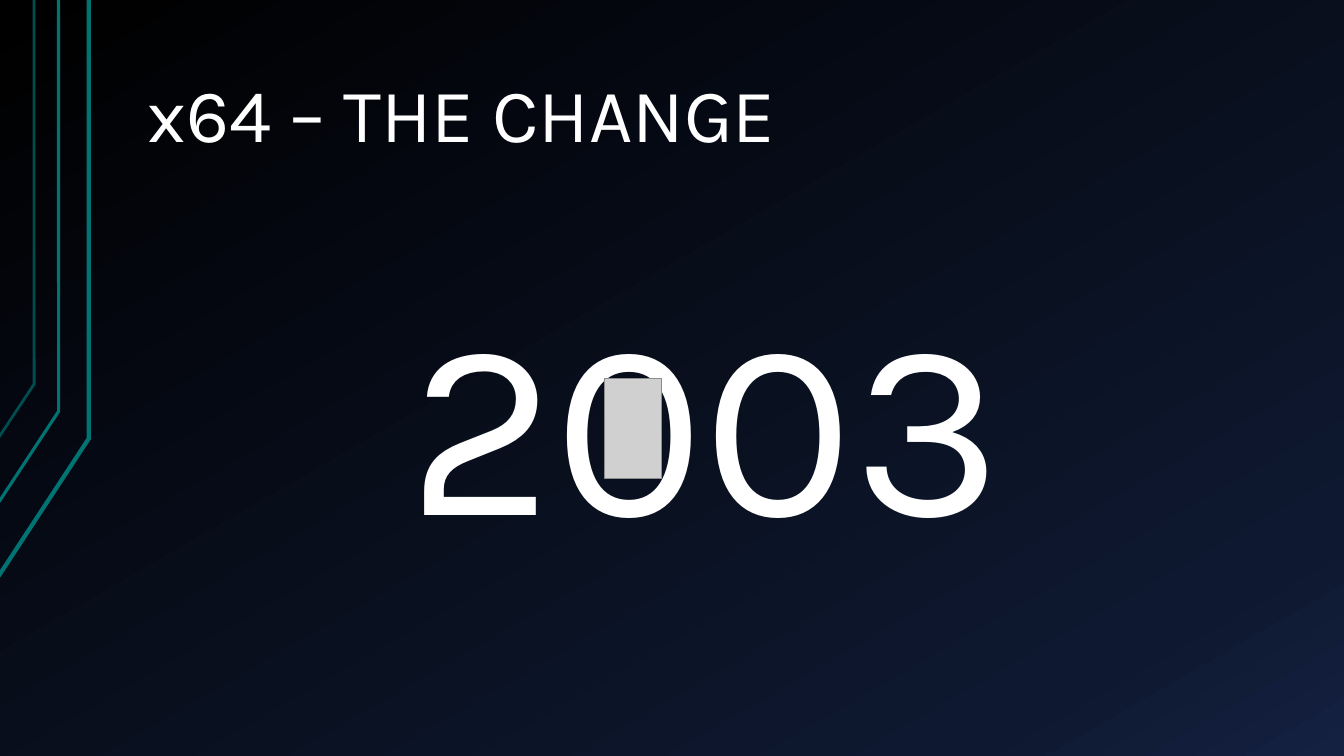
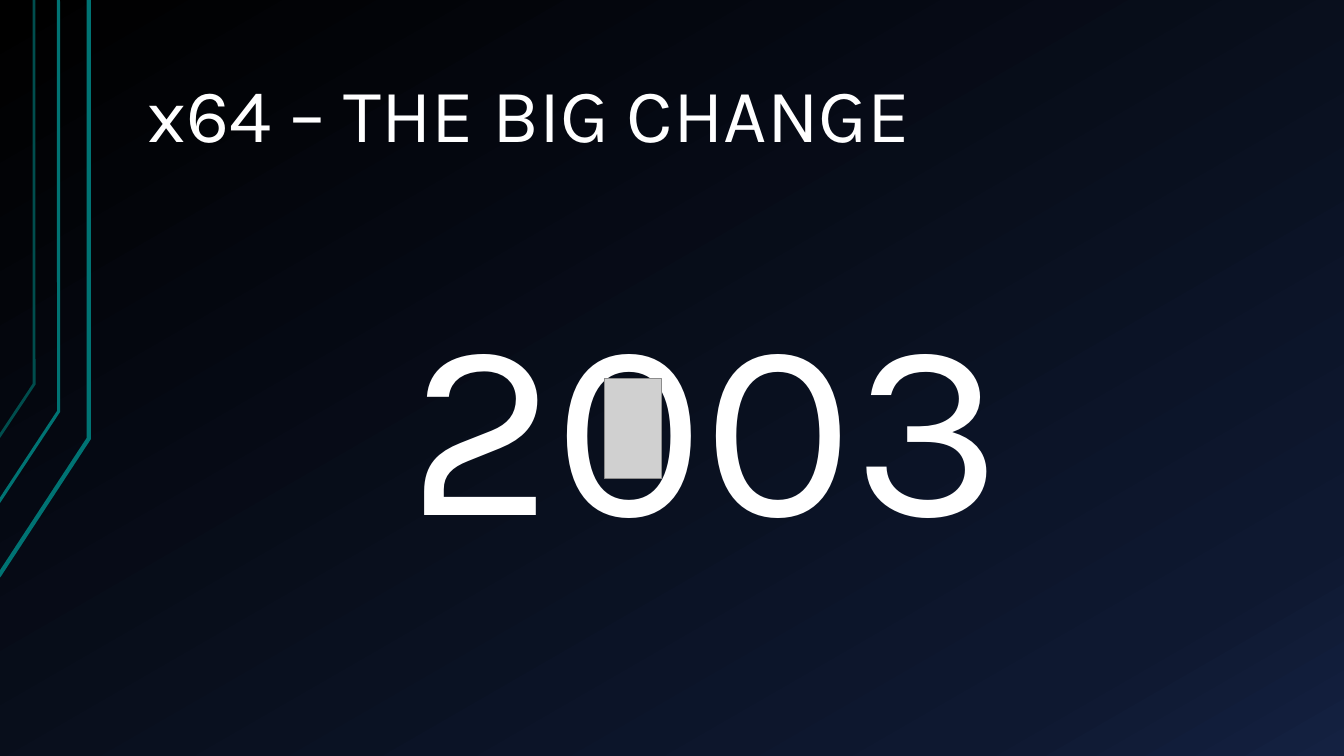
Before and after one commit to pythonleo/EnglishProject, a slide deck: slide 7 of template.pptx (slide 3 before the commit). Drawn at 1344x756 pixels with LibreOffice and Linux fonts; fonts in the diff are those of the drawing; grey boxes stand for pictures. Boxes give left, top, right and bottom in pixels: in the first picture for what was removed or moved away, otherwise in the second. Text is boxed around its words. In the diff, an @@ line names an element or a change of style, - is before the commit and + after.

```diff
--- a/template.pptx
+++ b/template.pptx
@@ title at <box>148,93,910,143</box>: text changed @@
-x64 – THE CHANGE
+x64 – THE BIG CHANGE
```
Also in this commit, not shown: 1 other slide changed, 7 slides added, 1 slide removed.
